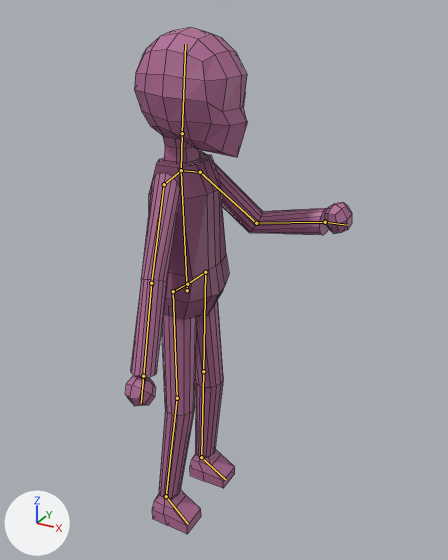
What one commit did to the Blender file Models/fancy women talking.blend.
Before and after are seen from a 50 mm lens placed at (5.27, -8.3, 8.8), pointed at (0.78, -0.14, 4.72). Arrows for +X, +Y and +Z are at lower left; the lights stay in place. The older version comes first. Both versions are drawn at frame 24 of the action 'Armature TorsoAction'; the numbers are the values there. The bones that bend it are drawn over the model as lines. Mesh edges are drawn as thin lines.

Objects in the first picture: 'body'.
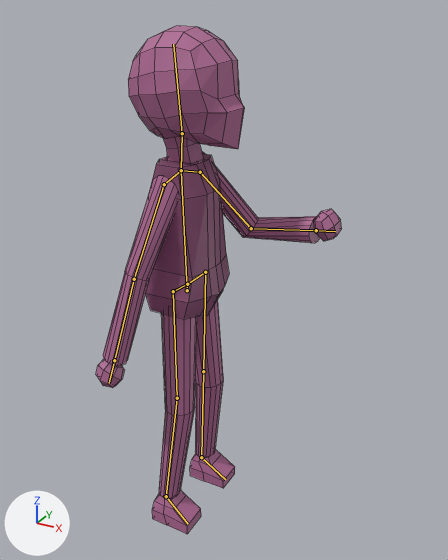
The edits, one by one:
Bone 'L Upperarm' (bone_l_upperarm) turns from (19, 8, -12) to (27, -8, -1) degrees about its own x, y and z.
Bone 'L Forearm' (bone_l_forearm) turns from (8, -11, 5) to (11, -13, 2) degrees about its own x, y and z.
Bone 'R Upper Arm' (bone_r_upper_arm) turns from (-11, -22, -47) to (-15, -18, -41) degrees about its own x, y and z.
Bone 'R Forearm' (bone_r_forearm) turns from (-6, -15, -41) to (-8, -16, -50) degrees about its own x, y and z.
Bone 'R Hand' (bone_r_hand) turns from (0, 0, 0) to (1, 2, -6) degrees about its own x, y and z.
Bone 'head' (bone_head) turns from (0, 0, -2) to (0, 0, 8) degrees about its own x, y and z.

Changed parts and their boxes (x1, y1, x2, y2) in the pictures (448 x 560 px):
'body', posed (8% wider): before (125, 27, 352, 534); after (96, 26, 342, 534)
bone 'L Upperarm', root to tip: before (164, 184) to (151, 283); after (164, 184) to (134, 279)
bone 'L Forearm', root to tip: before (151, 283) to (143, 376); after (134, 279) to (114, 360)
bone 'R Upper Arm', root to tip: before (200, 172) to (256, 223); after (200, 172) to (251, 228)
bone 'R Forearm', root to tip: before (256, 223) to (325, 222); after (251, 228) to (316, 230)
bone 'R Hand', root to tip: before (325, 222) to (347, 225); after (316, 230) to (335, 231)
bone 'head', root to tip: before (182, 133) to (185, 44); after (182, 133) to (173, 44)
